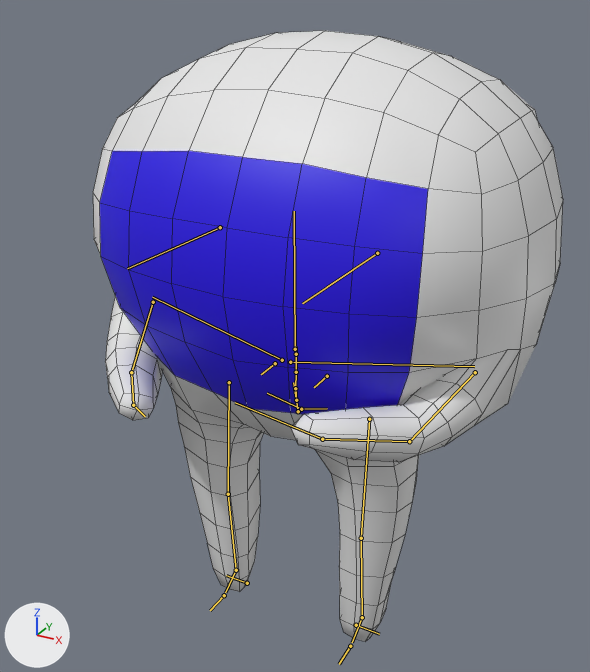
Two versions of the FBX model Blender/workertyping.fbx, one commit apart.
Rendered twice from a camera (50 mm lens) standing at (2.56, -4.65, 4.8) and looking at (-0.09, 0.17, 2.39). Lighting does not change. The marker at lower left points along +X, +Y and +Z. Both versions are drawn at frame 20 of the action 'metarig typing|metarig typingAction'; the numbers are the values there. The bones that bend it are drawn over the model as lines. Mesh edges are drawn as thin lines.
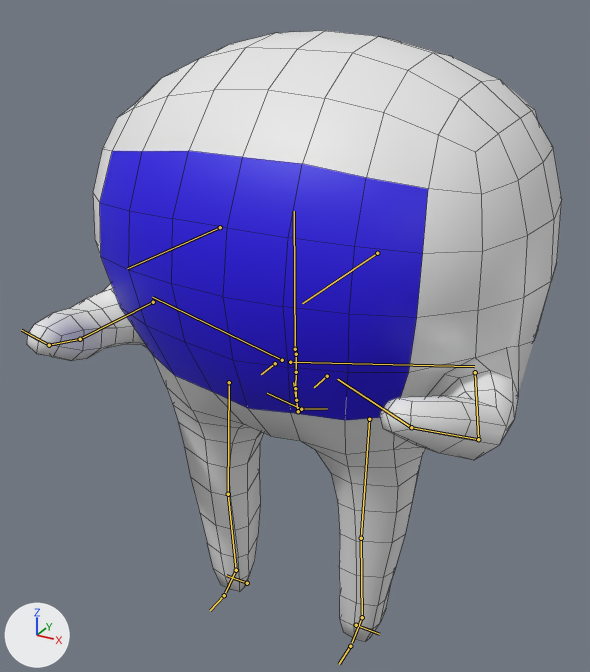
Where the change shows, as pixel boxes [x1, y1, x2, y2] in the pictures (590 x 672 px):
'Cube.001', posed (14% wider)
    before: [93, 31, 563, 642]
    after: [27, 31, 562, 642]
bone 'upper_arm.L', root to tip
    before: (475, 372) to (409, 441)
    after: (475, 372) to (478, 439)
bone 'forearm.L', root to tip
    before: (409, 441) to (322, 439)
    after: (478, 439) to (411, 427)
bone 'upper_arm.R', root to tip
    before: (153, 302) to (131, 372)
    after: (153, 302) to (80, 339)
bone 'forearm.R', root to tip
    before: (131, 372) to (133, 405)
    after: (80, 339) to (49, 345)

The change, as a diff of the scene's bpy script:
```diff
--- a/Blender/workertyping.fbx.py
+++ b/Blender/workertyping.fbx.py
@@ bone_upper_arm_l @@
 bone_upper_arm_l = bpy.data.objects['metarig typing'].pose.bones['upper_arm.L']  # child of 'shoulder.L'
-bone_upper_arm_l.rotation_quaternion = (0.81, 0.509, 0.121, -0.264)  # degrees (59, 28, -20)
+bone_upper_arm_l.rotation_quaternion = (0.8, 0.593, -0.094, 0.007)  # degrees (74, -9, -6)
@@ bone_forearm_l @@
 bone_forearm_l = bpy.data.objects['metarig typing'].pose.bones['forearm.L']  # child of 'upper_arm.L'
-bone_forearm_l.rotation_quaternion = (0.954, 0.297, -0.015, 0.046)  # degrees (34, -3, 4)
+bone_forearm_l.rotation_quaternion = (0.921, 0.361, -0.095, -0.108)  # degrees (44, -6, -16)
@@ bone_upper_arm_r @@
 bone_upper_arm_r = bpy.data.objects['metarig typing'].pose.bones['upper_arm.R']  # child of 'shoulder.R'
-bone_upper_arm_r.rotation_quaternion = (0.834, 0.472, -0.14, 0.249)  # degrees (54, -28, 19)
+bone_upper_arm_r.rotation_quaternion = (0.802, 0.592, 0.076, 0.004)  # degrees (73, 7, 6)
@@ bone_forearm_r @@
 bone_forearm_r = bpy.data.objects['metarig typing'].pose.bones['forearm.R']  # child of 'upper_arm.R'
-bone_forearm_r.rotation_quaternion = (0.963, 0.266, 0.016, -0.045)  # degrees (31, 3, -5)
+bone_forearm_r.rotation_quaternion = (0.942, 0.31, 0.102, 0.082)  # degrees (37, 8, 13)
```
